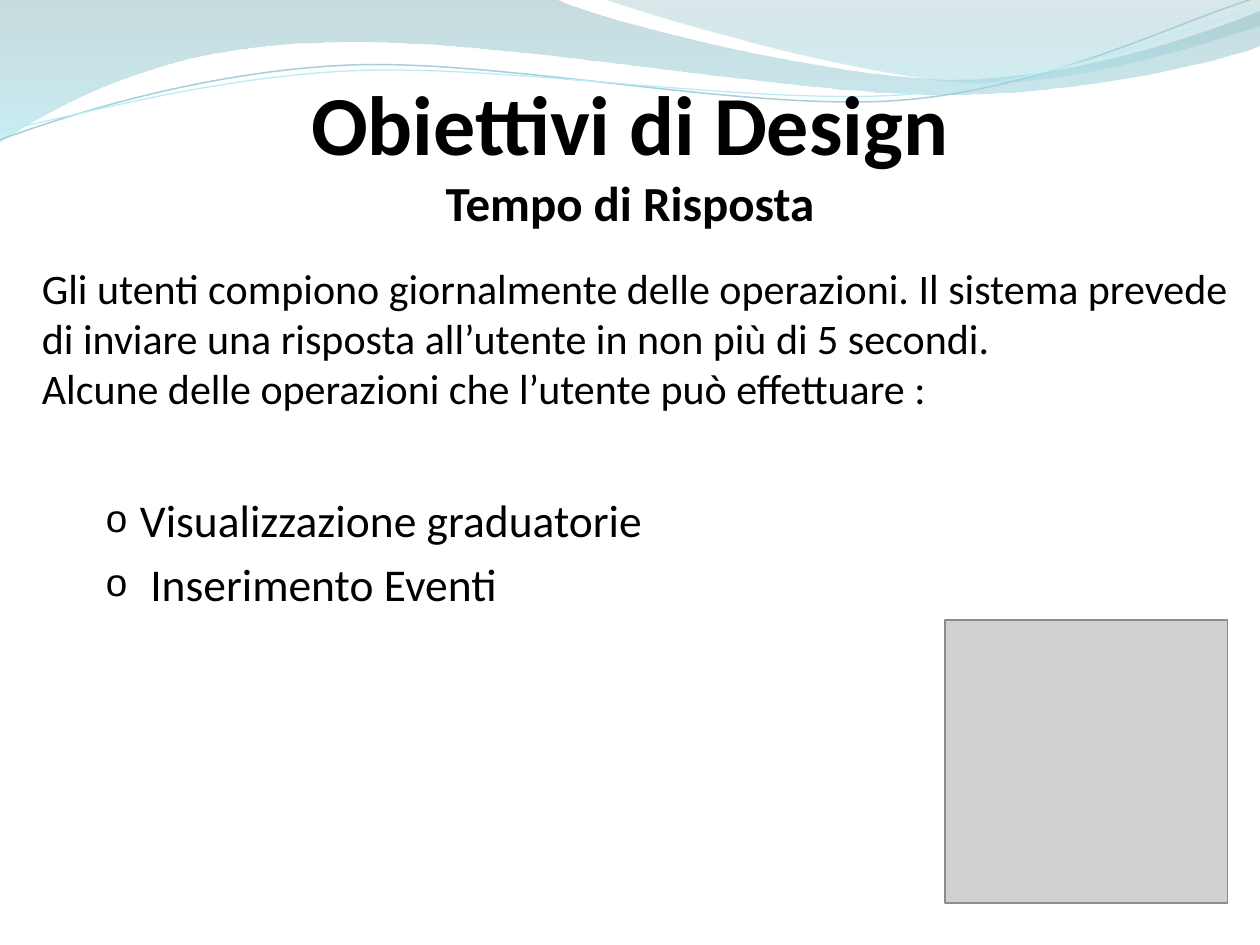
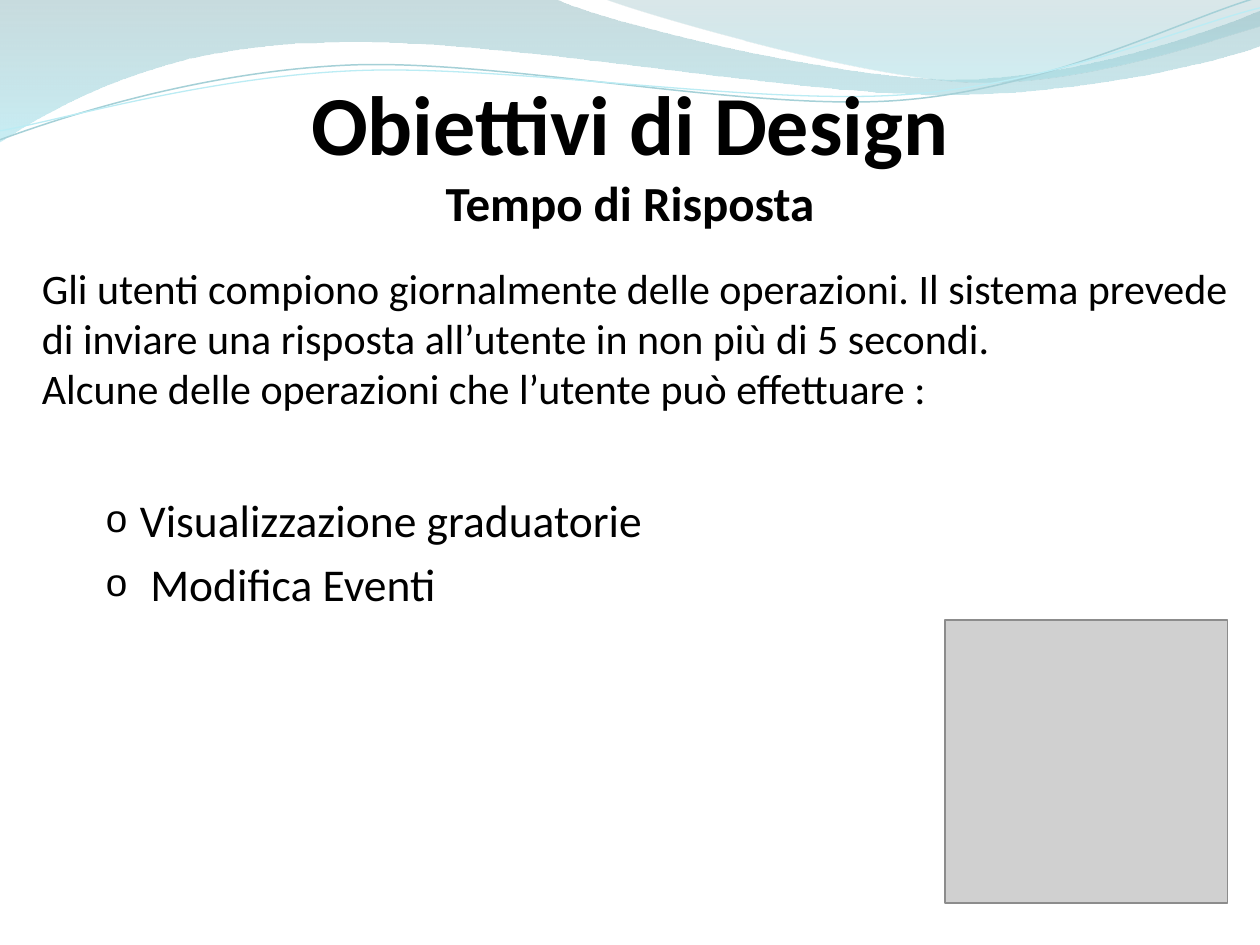
Before and after one commit to ammirate/at-silo, a slide deck: slide 40 of Presentazione/Atsilo2/Atsilo_M_PresentazioneFinale.pptx. Drawn at 1260x945 pixels with LibreOffice and Linux fonts; fonts in the diff are those of the drawing; grey boxes stand for pictures. Boxes give left, top, right and bottom in pixels: in the first picture for what was removed or moved away, otherwise in the second. Text is boxed around its words. In the diff, an @@ line names an element or a change of style, - is before the commit and + after.

```diff
--- a/Presentazione/Atsilo2/Atsilo_M_PresentazioneFinale.pptx
+++ b/Presentazione/Atsilo2/Atsilo_M_PresentazioneFinale.pptx
@@ text at (150, 569, 436, 602): text changed @@
-  o Inserimento Eventi
+  o Modifica Eventi
```
